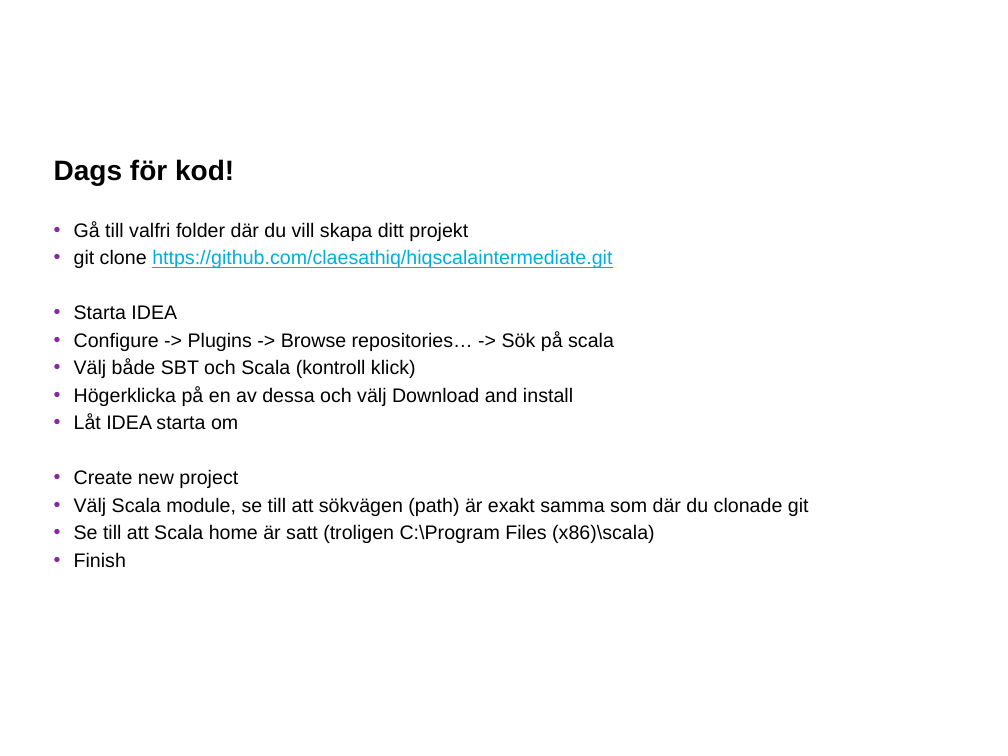
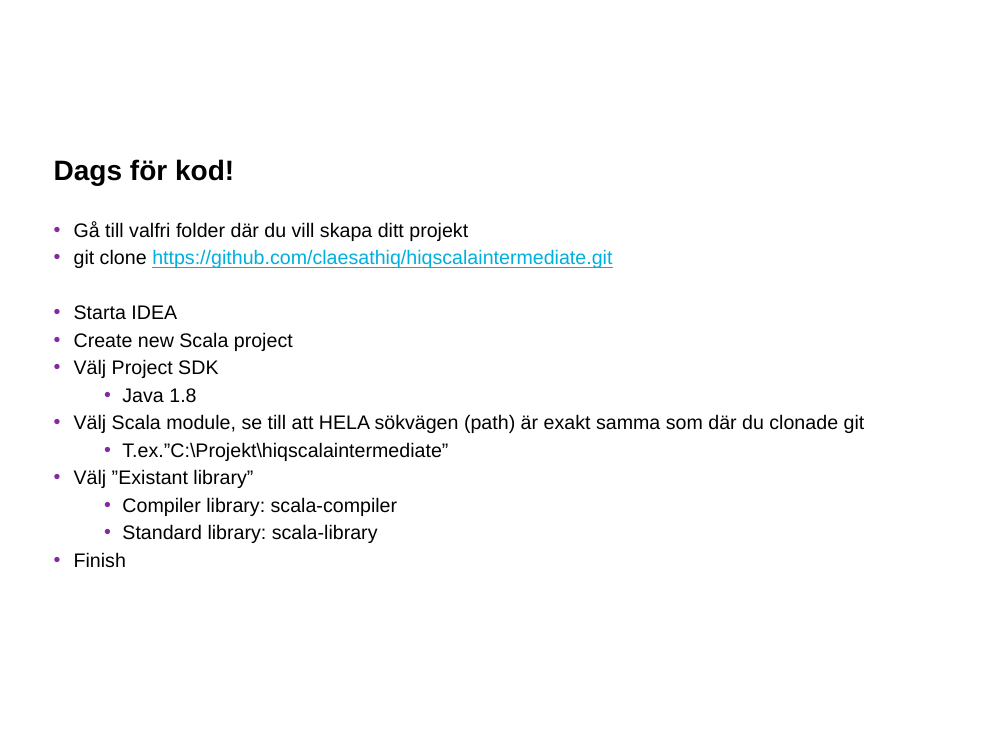
Before and after one commit to claesathiq/hiqscalaintermediate, a slide deck: slide 4 of doc/Scala intermediate.pptx. Drawn at 1008x756 pixels with LibreOffice and Linux fonts; fonts in the diff are those of the drawing; background and template pictures are left out. Boxes give left, top, right and bottom in pixels: in the first picture for what was removed or moved away, otherwise in the second. Text is boxed around its words. In the diff, an @@ line names an element or a change of style, - is before the commit and + after.

```diff
--- a/doc/Scala intermediate.pptx
+++ b/doc/Scala intermediate.pptx
@@ text at (x1=74, y1=332, x2=865, y2=543): text changed @@
-• Configure -> Plugins -> Browse repositories… -> Sök på scala
-• Välj både SBT och Scala (kontroll klick)
-• Högerklicka på en av dessa och välj Download and install
-• Låt IDEA starta om
-• Create new project
-• Välj Scala module, se till att sökvägen (path) är exakt samma som där du clonade git
-• Se till att Scala home är satt (troligen C:\Program Files (x86)\scala)
+• Create new Scala project
+• Välj Project SDK
+  • Java 1.8
+• Välj Scala module, se till att HELA sökvägen (path) är exakt samma som där du clonade git
+  • T.ex.”C:\Projekt\hiqscalaintermediate”
+• Välj ”Existant library”
+  • Compiler library: scala-compiler
+  • Standard library: scala-library
```
Also in this commit, not shown: 2 other slides changed, 16 slides added.
